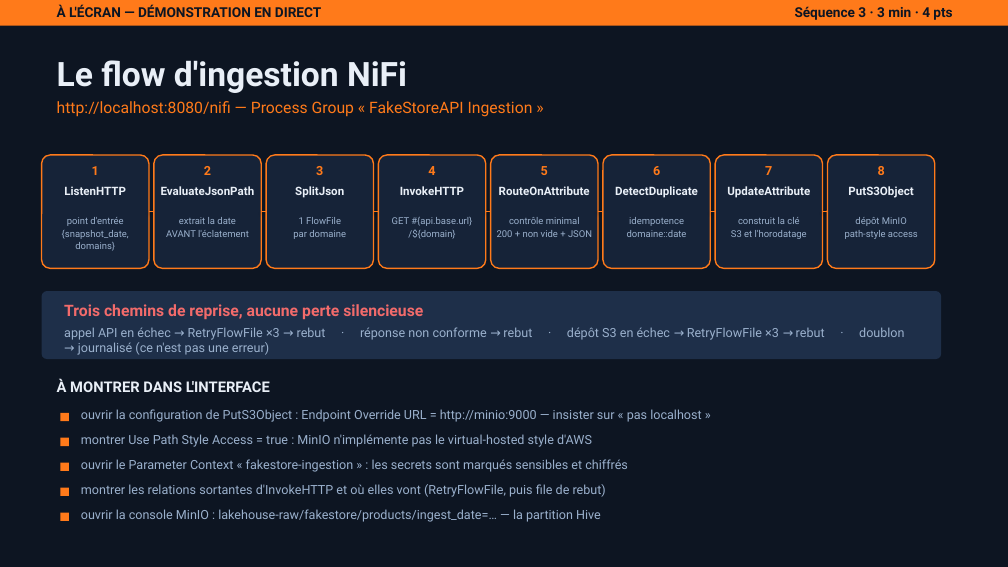
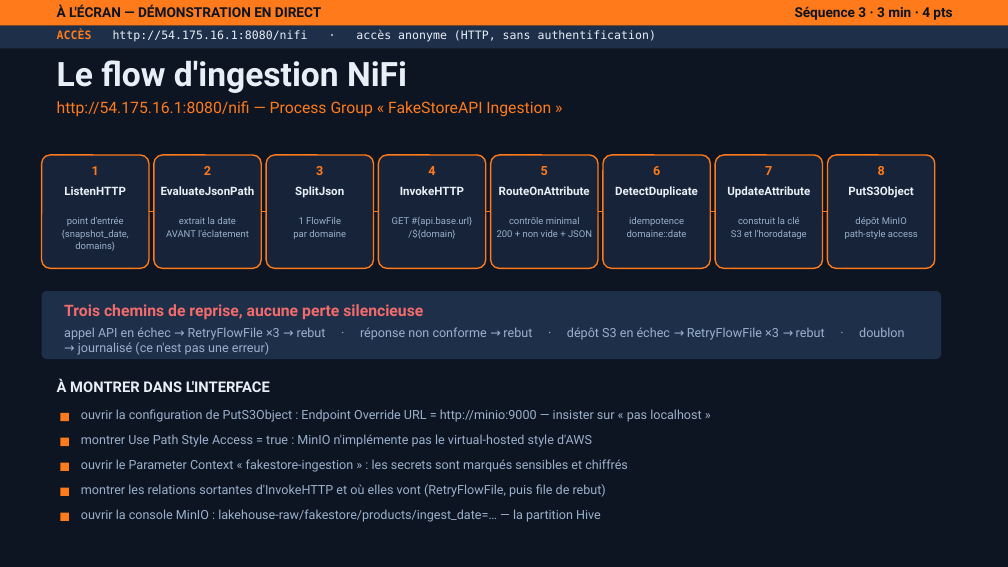
Before and after one commit to makabamegane-eng/dit-lakehouse-nifi-fakestore, a slide deck: slide 7 of slides/soutenance_lakehouse_nifi.pptx. Drawn at 1008x567 pixels with LibreOffice and Linux fonts; fonts in the diff are those of the drawing. Boxes give left, top, right and bottom in pixels: in the first picture for what was removed or moved away, otherwise in the second. Text is boxed around its words. In the diff, an @@ line names an element or a change of style, - is before the commit and + after.

```diff
--- a/slides/soutenance_lakehouse_nifi.pptx
+++ b/slides/soutenance_lakehouse_nifi.pptx
@@ rectangle added at (0, 26, 1008, 48), fill #1E2F49 @@
@@ text added at (57, 30, 656, 42), 11 pt, text #E9EFF7 @@
+ACCÈS http://54.175.16.1:8080/nifi · accès anonyme (HTTP, sans authentification)
@@ text at (57, 101, 551, 117): text changed @@
-http://localhost:8080/nifi — Process Group « FakeStoreAPI Ingestion »
+http://54.175.16.1:8080/nifi — Process Group « FakeStoreAPI Ingestion »
```
Also in this commit, not shown: 4 other slides changed, 7 slides added, 1 slide removed, 12 other files.
